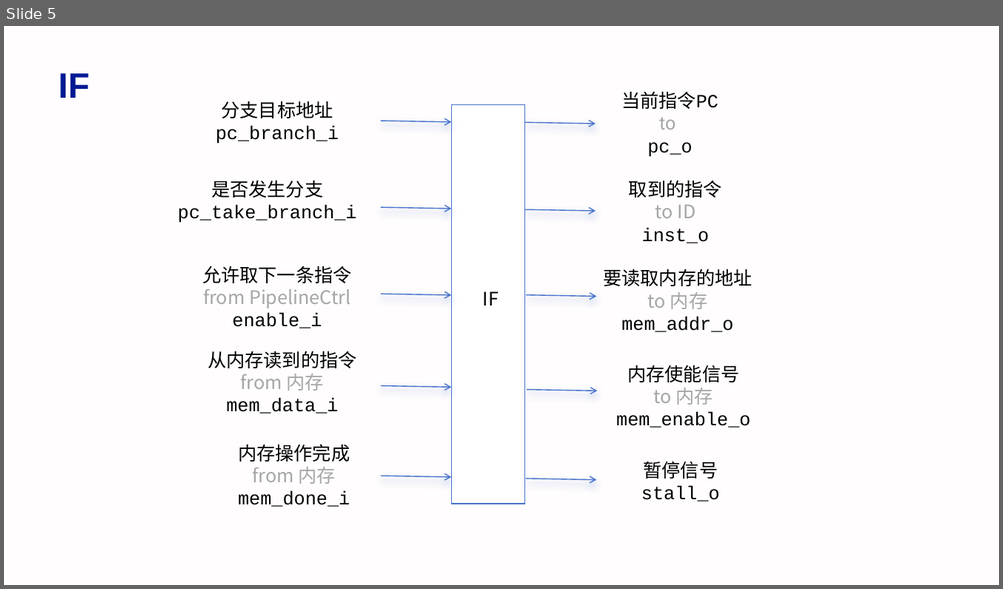
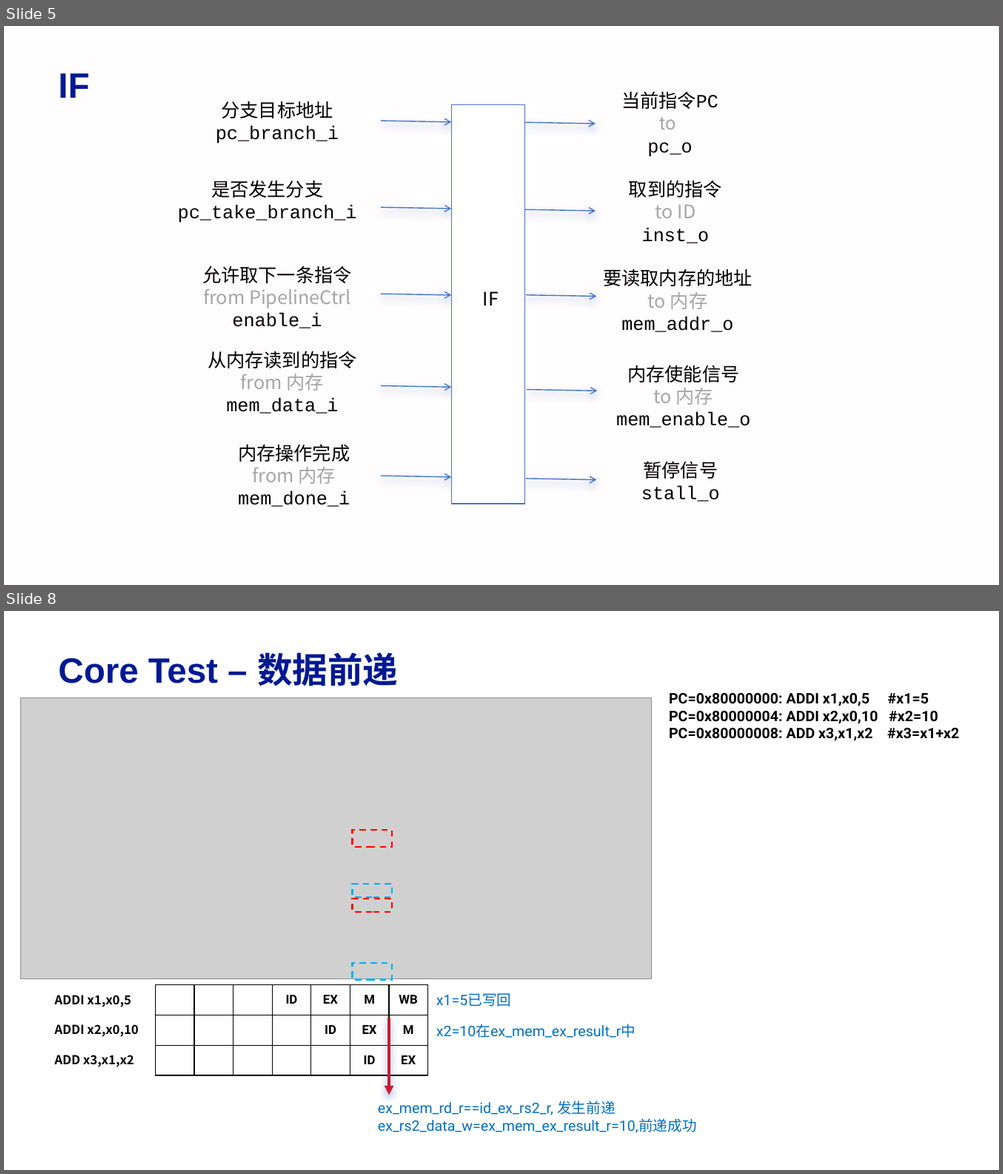
Before and after one commit to ningantrq/trq_minisys_rv, a slide deck: figure/trq_minisys_fig.pptx. Shown one above the other, each under a label of ours: slide 5 before the commit, slides 5 and 8 after it; the slides between them are not shown. The pictures are 1003x589 and 1003x1174 pixels, drawn with LibreOffice and Linux fonts; fonts in the diff are those of the drawing; grey boxes stand for pictures. Boxes give left, top, right and bottom in pixels: in the first picture for what was removed or moved away, otherwise in the second. Text is boxed around its words. In the diff, an @@ line names an element or a change of style, - is before the commit and + after.

Commit message:
test: add the test details of core and uart

```diff
--- a/figure/trq_minisys_fig.pptx
+++ b/figure/trq_minisys_fig.pptx
@@ slide 8 added at <box>4,611,999,1170</box>, background #FFFFFF @@
@@ text added at <box>58,652,398,686</box>, 34 pt, text #011993, bold @@
+Core Test – 数据前递
@@ picture added at <box>20,698,652,979</box> @@
@@ text added at <box>669,693,959,741</box>, 14 pt, text #000000, bold @@
+PC=0x80000000: ADDI x1,x0,5 #x1=5
+PC=0x80000004: ADDI x2,x0,10 #x2=10
+PC=0x80000008: ADD x3,x1,x2 #x3=x1+x2
@@ rectangle added at <box>353,830,392,847</box>, outline #FF0000 1.5 pt dashed @@
@@ rectangle added at <box>353,899,392,912</box>, outline #FF0000 1.5 pt dashed @@
@@ rectangle added at <box>353,884,392,897</box>, outline #00B0F0 1.5 pt dashed @@
@@ rectangle added at <box>353,964,392,980</box>, outline #00B0F0 1.5 pt dashed @@
@@ table added at <box>156,985,427,1076</box>, 3 rows, 7 columns @@
+ |  |  | ID | EX | M | WB
+ |  |  |  | ID | EX | M
+ |  |  |  |  | ID | EX
@@ text added at <box>54,995,138,1068</box>, 12 pt, text #000000, bold @@
+ADDI x1,x0,5
+ADDI x2,x0,10
+ADD x3,x1,x2
@@ text added at <box>436,994,511,1007</box>, 14 pt, text #0070C0 @@
+x1=5已写回
@@ arrow added from (389, 1019) to (389, 1095), #C81D31 3 pt @@
@@ text added at <box>436,1024,635,1038</box>, 14 pt, text #0070C0 @@
+x2=10在ex_mem_ex_result_r中
@@ text added at <box>378,1101,697,1133</box>, 14 pt, text #0070C0 @@
+ex_mem_rd_r==id_ex_rs2_r, 发生前递
+ex_rs2_data_w=ex_mem_ex_result_r=10,前递成功
```
Also in this commit, not shown: 5 other slides added, 10 other files.
